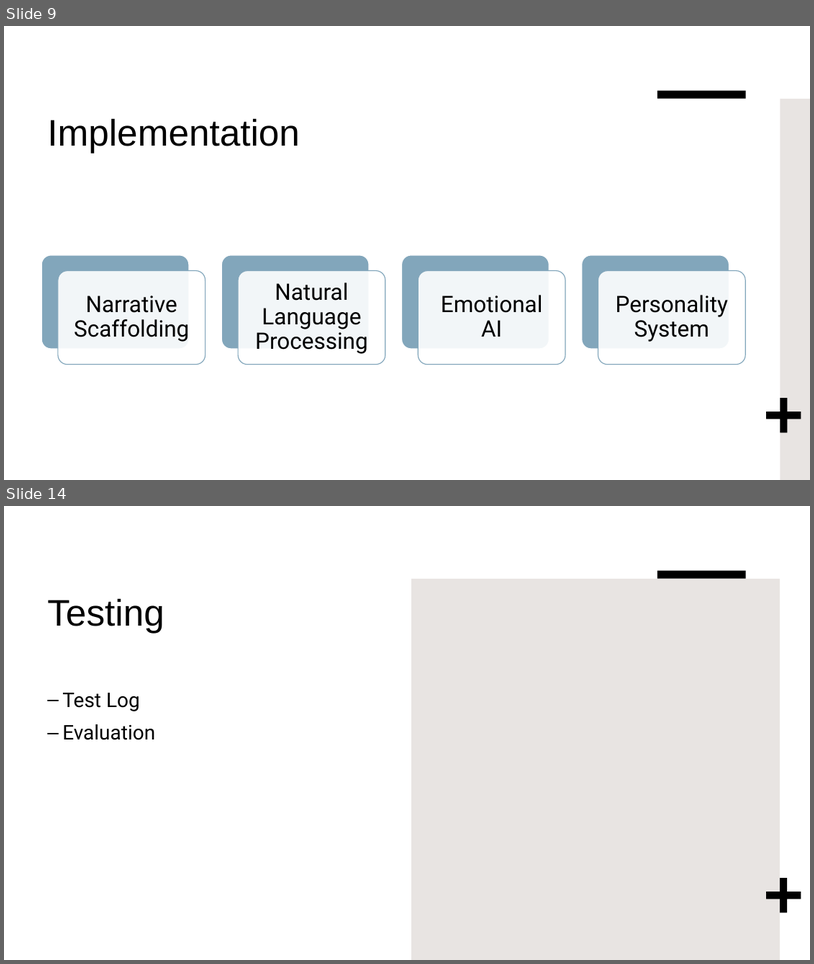
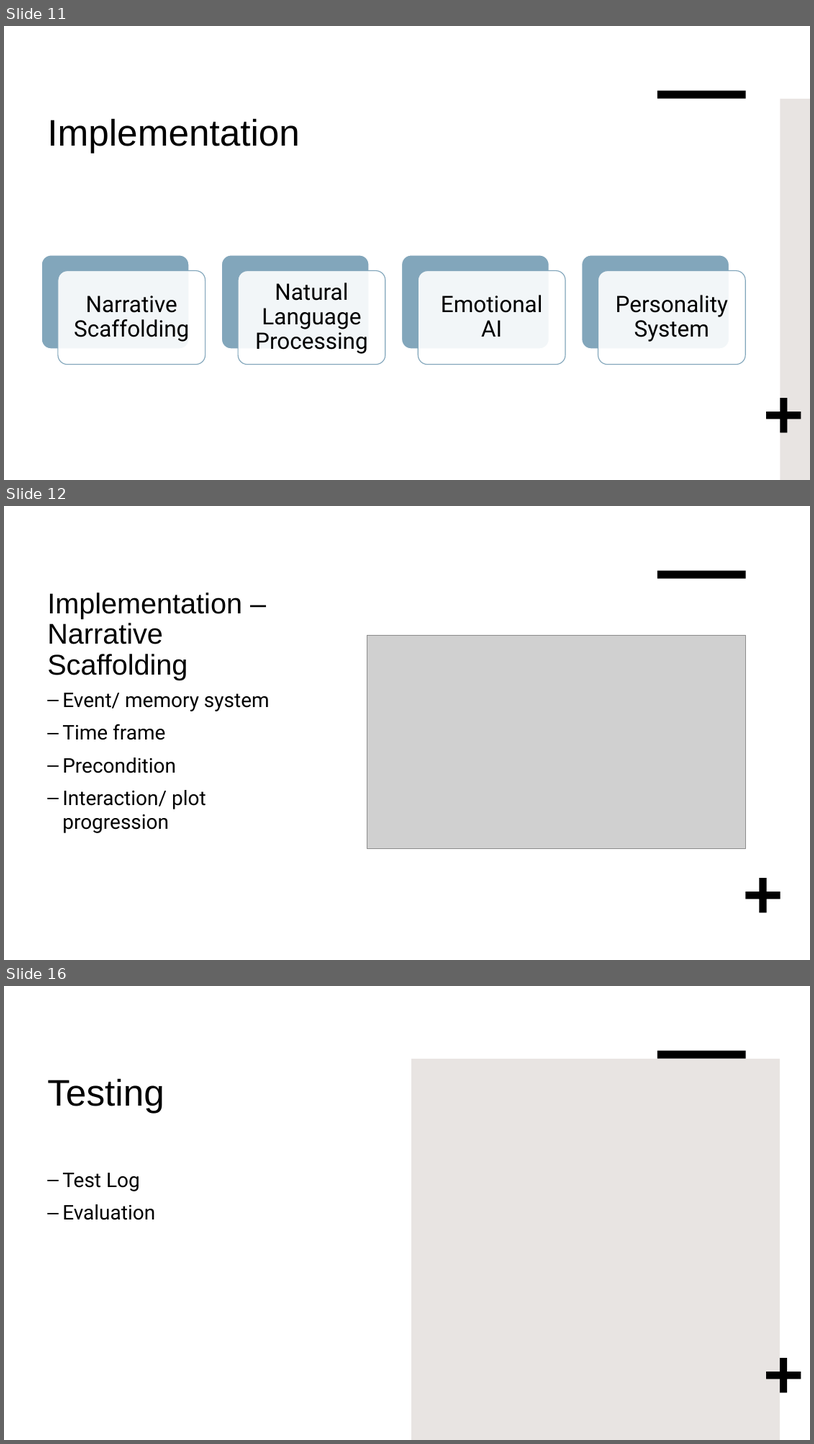
Before and after one commit to IsaacdmDunn/FYP-Bsc, a slide deck: Narrative AI Generation.pptx. Shown one above the other, each under a label of ours: slides 9 and 14 before the commit, slides 11, 12 and 16 after it; the slides between them are not shown. The pictures are 814x964 and 814x1444 pixels, drawn with LibreOffice and Linux fonts; fonts in the diff are those of the drawing; grey boxes stand for pictures. Boxes give left, top, right and bottom in pixels: in the first picture for what was removed or moved away, otherwise in the second. Text is boxed around its words. In the diff, an @@ line names an element or a change of style, - is before the commit and + after.

```diff
--- a/Narrative AI Generation.pptx
+++ b/Narrative AI Generation.pptx
@@ slide 12 added at (4,506,810,960), background #FFFFFF; not listed: 1 template element that a slide beside it also shows @@
@@ rectangle added at (4,506,810,960), fill #FFFFFF @@
@@ rectangle added at (658,571,746,579), fill #000000 @@
@@ title added at (47,592,242,680), 34 pt, text #000000 @@
+Implementation – Narrative Scaffolding
@@ picture added at (367,635,746,849) @@
@@ text added at (62,692,270,833), 24 pt, text #000000 @@
+– Event/ memory system
+– Time frame
+– Precondition
+– Interaction/ plot progression
@@ plus added at (746,878,781,912), fill #000000 @@
@@ what was slide 9 is now slide 11 @@
@@ what was slide 14 is now slide 16 @@
```
Also in this commit, not shown: 4 slides changed, 6 other slides added, 3 slides removed.
